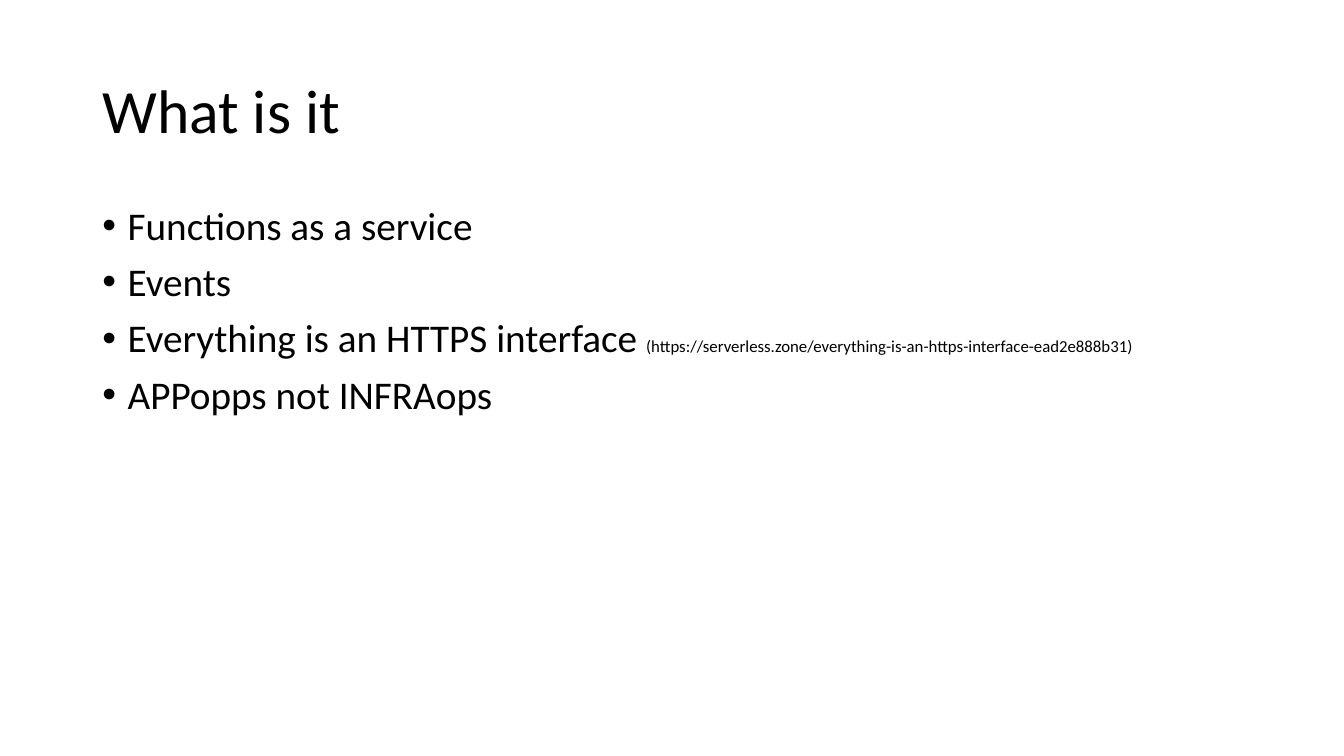
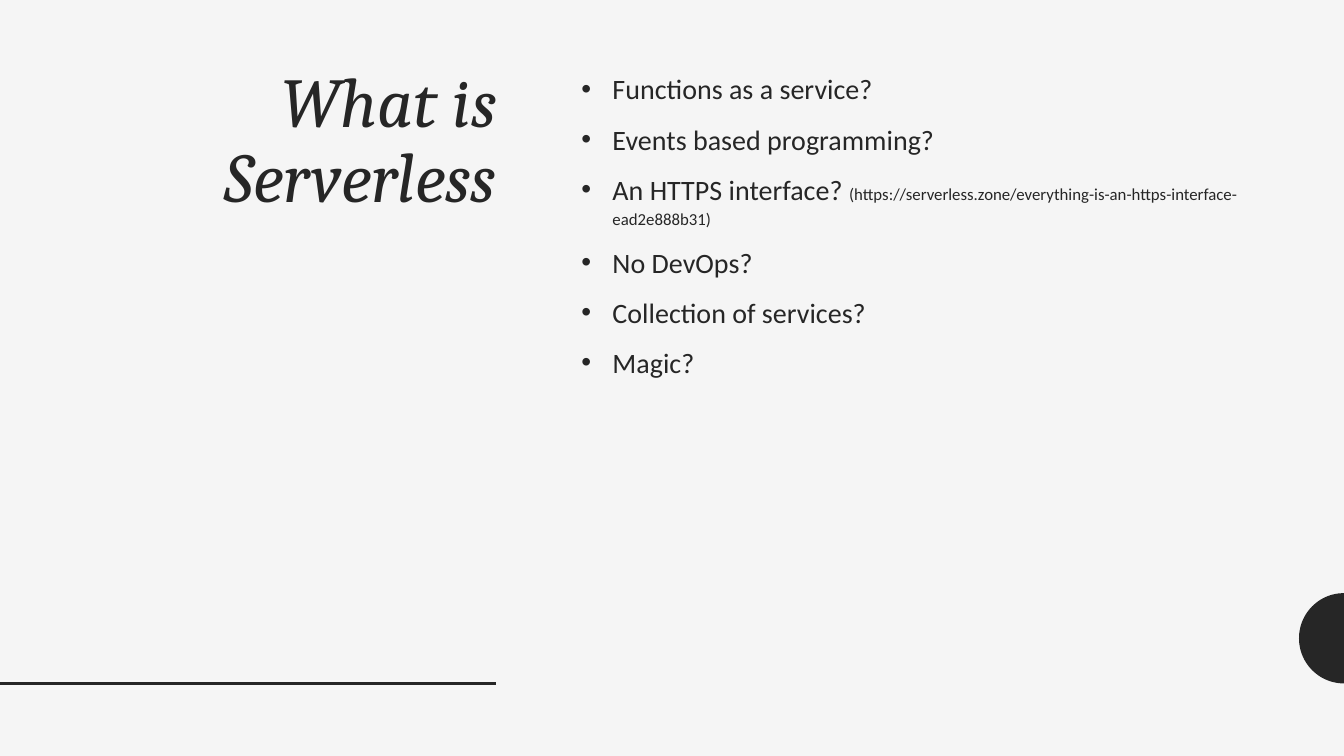
Before and after one commit to adrianpomilio/going-serverless, a slide deck: slide 5 of going-serverless-2017.pptx. Drawn at 1344x756 pixels with LibreOffice and Linux fonts; fonts in the diff are those of the drawing. Boxes give left, top, right and bottom in pixels: in the first picture for what was removed or moved away, otherwise in the second. Text is boxed around its words. In the diff, an @@ line names an element or a change of style, - is before the commit and + after.

```diff
--- a/going-serverless-2017.pptx
+++ b/going-serverless-2017.pptx
@@ background #FFFFFF to #F5F5F5 @@
@@ title "What is Serverless" at (x1=224, y1=78, x2=497, y2=203): vertical alignment middle to top @@
@@ title at (x1=224, y1=78, x2=497, y2=203): text changed; size 44 to 50 pt; font Calibri to Cambria; text colour #000000 to #262626; italic on @@
-What is it
+What is Serverless
@@ text at (x1=612, y1=79, x2=1237, y2=378): text changed; size 28 to 20 pt; text colour #000000 to #262626 @@
-• Functions as a service
-• Events
-• Everything is an HTTPS interface (https://serverless.zone/everything-is-an-https-interface-ead2e888b31)
-• APPopps not INFRAops
+• Functions as a service?
+• Events based programming?
+• An HTTPS interface? (https://serverless.zone/everything-is-an-https-interface-ead2e888b31)
+• No DevOps?
+• Collection of services?
+• Magic?
@@ freeform shape added at (x1=1300, y1=593, x2=1344, y2=684), fill #262626 @@
@@ line added from (0, 684) to (496, 684), #262626 2 pt @@
```
Also in this commit, not shown: 17 other slides changed, 9 slides added, 4 slides removed.
